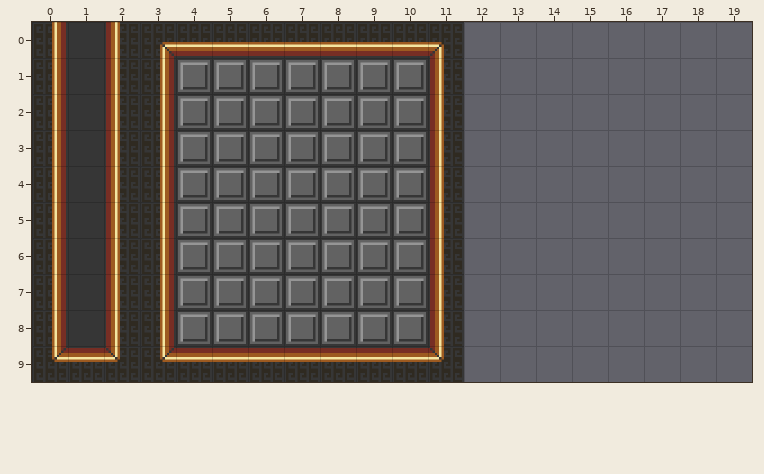
Two states of a Tiled map (JSON), res/levels/bigger-level.json. The picture above was drawn from the file before the commit.
Cells are 64x64 px. Shown: x 0..19, y 0..9. The old version is drawn lined up with the new one.
After:
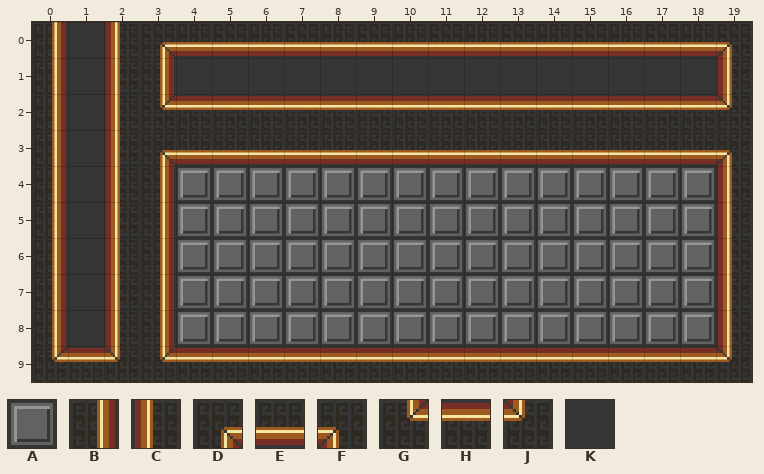
Key: from "background-tiles": A 1, B 2, C 3, D 4, E 5, F 6, G 8, H 9, J 10, K 13.
_ is an empty cell.
Tiles replaced or removed in this view: A, B, C, F, J.
Difference:
Changed rows in their new state; . is an unchanged cell.
map size 12x10 -> 20x10 cells
Layer "Background Layer":
first column x 3:
 0 ........EEEEEEEEF
 1 .KKKKKKKKKKKKKKKC
 2 GHHHHHHHHHHHHHHHJ
 3 DEEEEEEEEEEEEEEEF
 4 ........AAAAAAAAC
 5 ........AAAAAAAAC
 6 ........AAAAAAAAC
 7 ........AAAAAAAAC
 8 ........AAAAAAAAC
 9 ........HHHHHHHHJ
Boxes around the changes in both pictures, in picture pixels (x1, y1, x2, y2):
changed: (156, 22, 752, 382)
